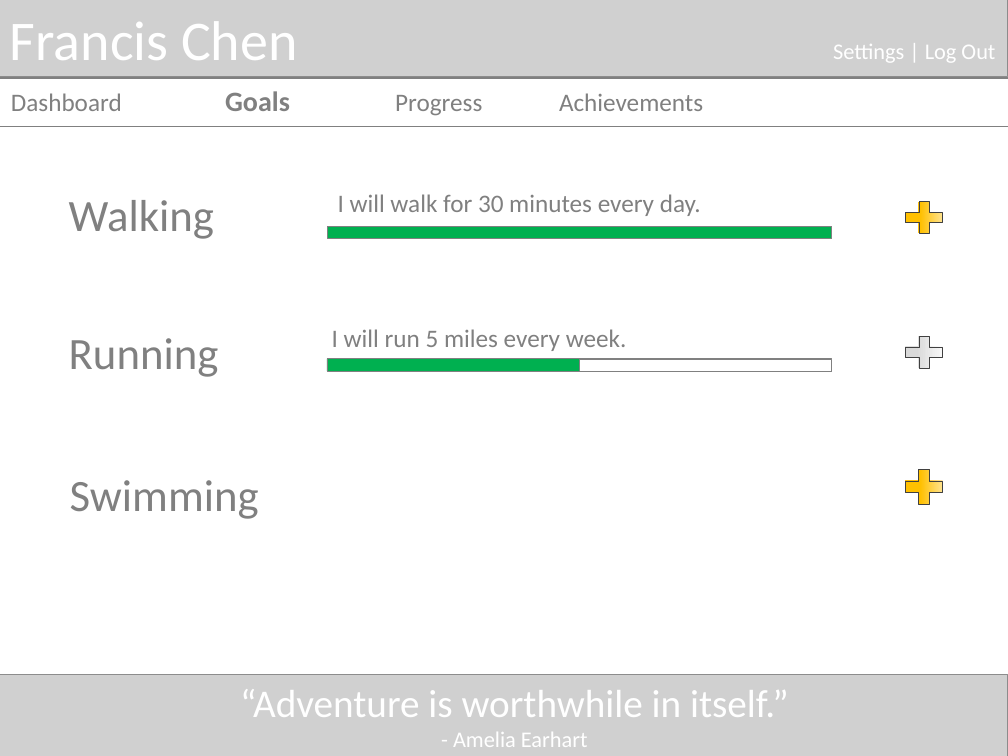
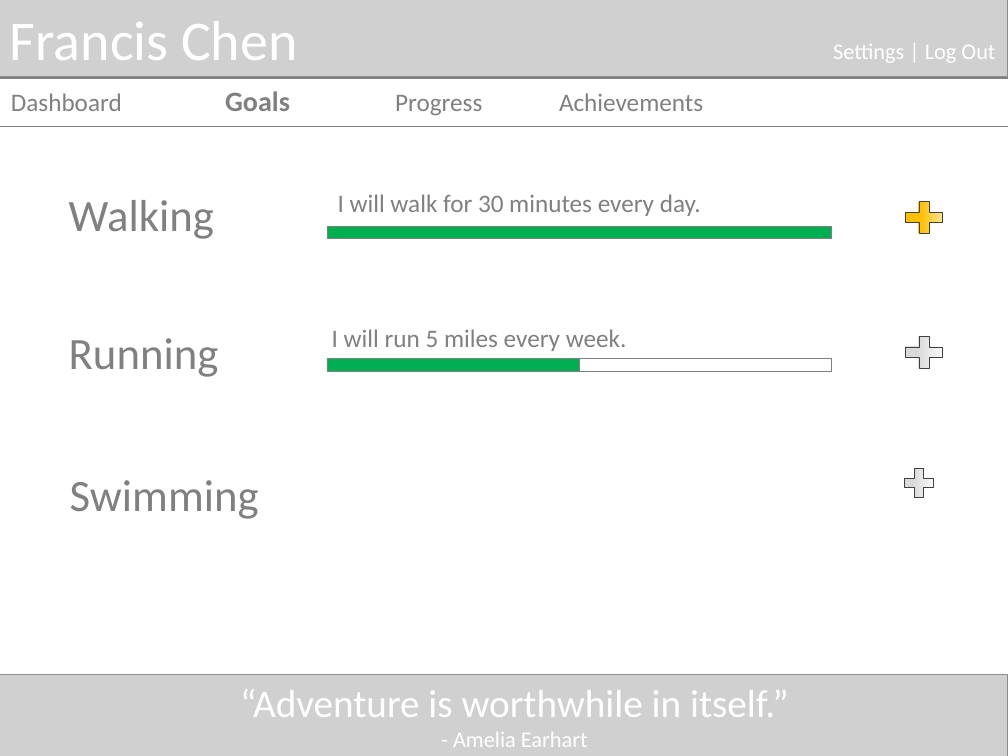
Before and after one commit to fxchen12/AlphaBrosPublic, a slide deck: slide 1 of docs/Mockups/First Draft/Draft Goals Mockup.pptx. Drawn at 1008x756 pixels with LibreOffice and Linux fonts; fonts in the diff are those of the drawing; grey boxes stand for pictures. Boxes give left, top, right and bottom in pixels: in the first picture for what was removed or moved away, otherwise in the second. Text is boxed around its words. In the diff, an @@ line names an element or a change of style, - is before the commit and + after.

```diff
--- a/docs/Mockups/First Draft/Draft Goals Mockup.pptx
+++ b/docs/Mockups/First Draft/Draft Goals Mockup.pptx
@@ plus sign: place and size @@
-plus sign at box(899, 463, 950, 510)
+plus sign at box(899, 463, 939, 503)
@@ plus sign at box(899, 463, 939, 503): fill gradient #FFEDB8 to #FFC000 to gradient #FFFFFF to #D9D9D9; outline #404040 0.25 pt to #404040 0.5 pt @@
```
Also in this commit, not shown: 3 other files.
